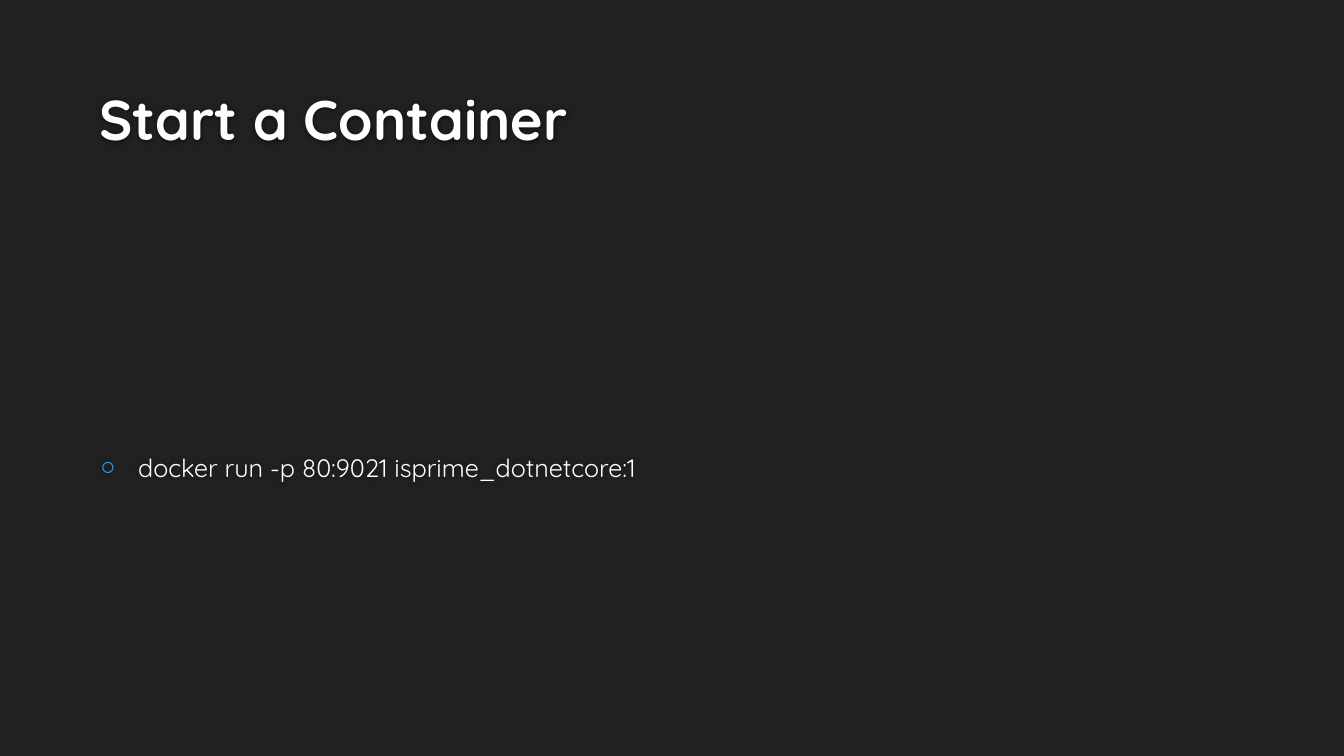
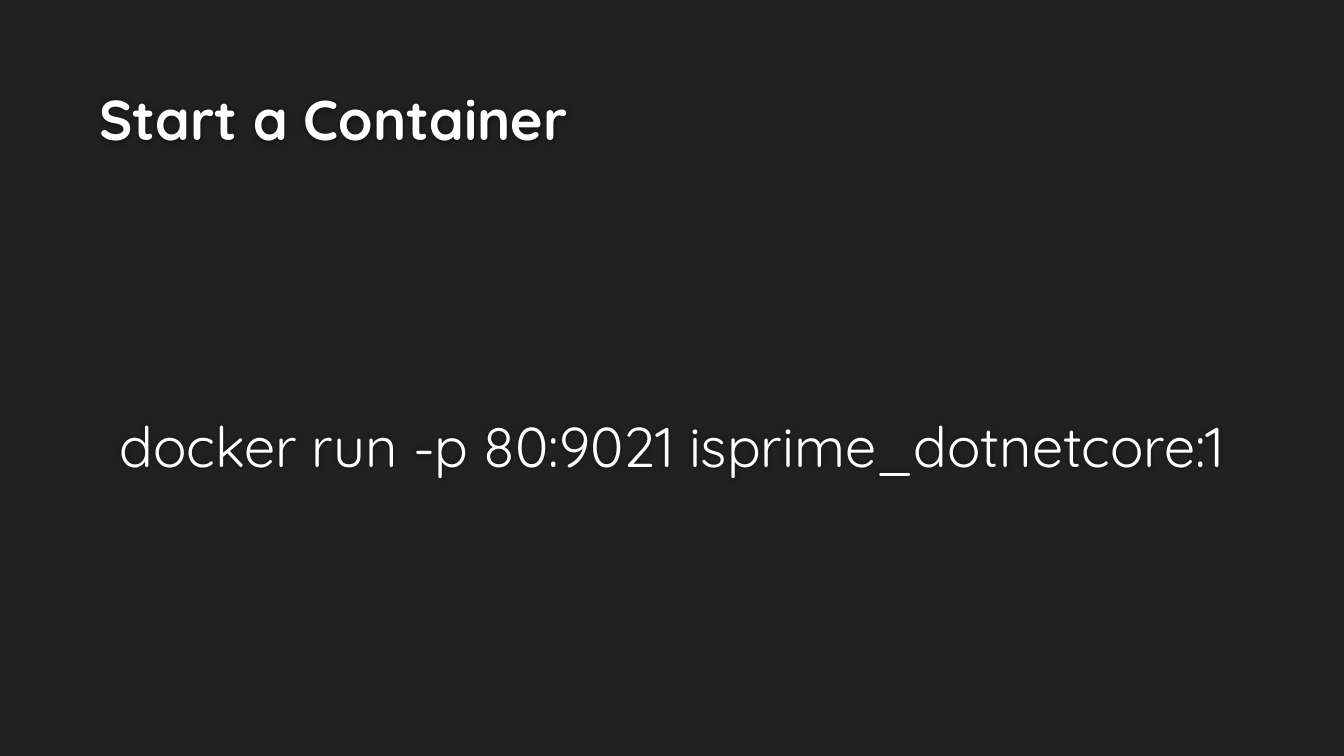
Before and after one commit to dcook-net/DockerisingDotNetAppsTalk, a slide deck: slide 17 of Dockerising .Net Applications v2.pptx. Drawn at 1344x756 pixels with LibreOffice and Linux fonts; fonts in the diff are those of the drawing; background and template pictures are left out. Boxes give left, top, right and bottom in pixels: in the first picture for what was removed or moved away, otherwise in the second. Text is boxed around its words. In the diff, an @@ line names an element or a change of style, - is before the commit and + after.

```diff
--- a/Dockerising .Net Applications v2.pptx
+++ b/Dockerising .Net Applications v2.pptx
@@ text "docker run -p 80:9021 isprime_dotnetcore:1": place and size @@
-text "docker run -p 80:9021 isprime_dotnetcore:1" at [138, 458, 635, 482]
+text "docker run -p 80:9021 isprime_dotnetcore:1" at [120, 425, 1224, 478]
@@ text "docker run -p 80:9021 isprime_dotnetcore:1" at [120, 425, 1224, 478]: size 18 to 40 pt; alignment left to centre; bullet ○ to none; more space between paragraphs @@
```
Also in this commit, not shown: 2 other slides changed, 1 slide added, 9 slides removed, 1 other file.
